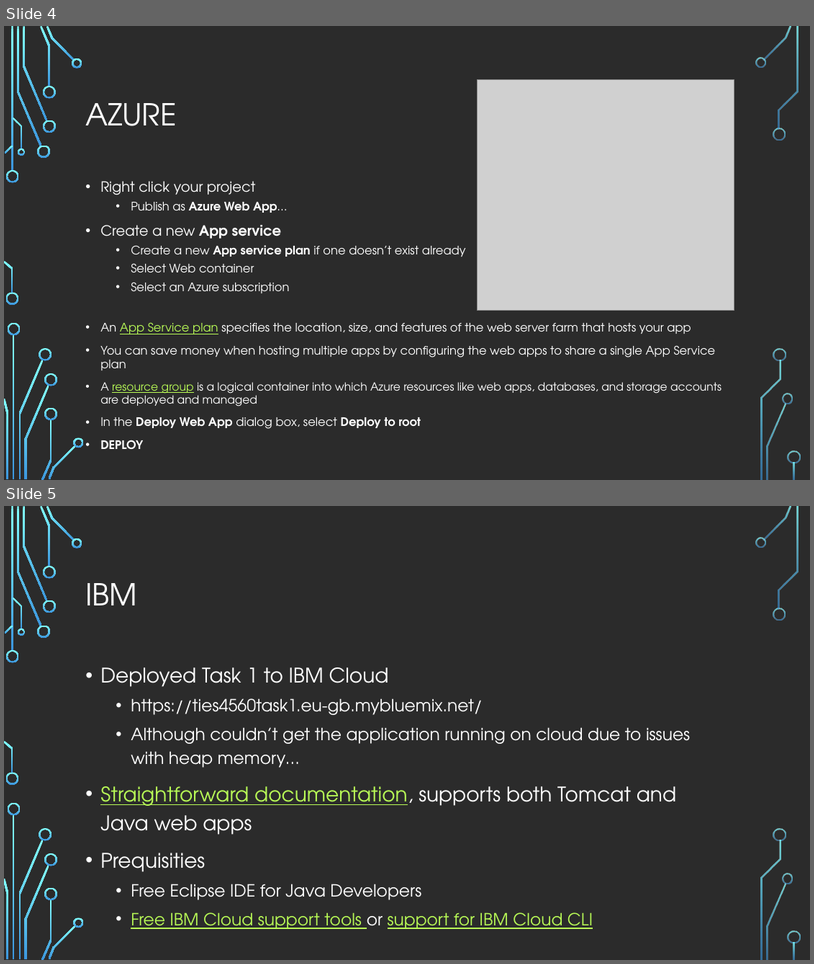
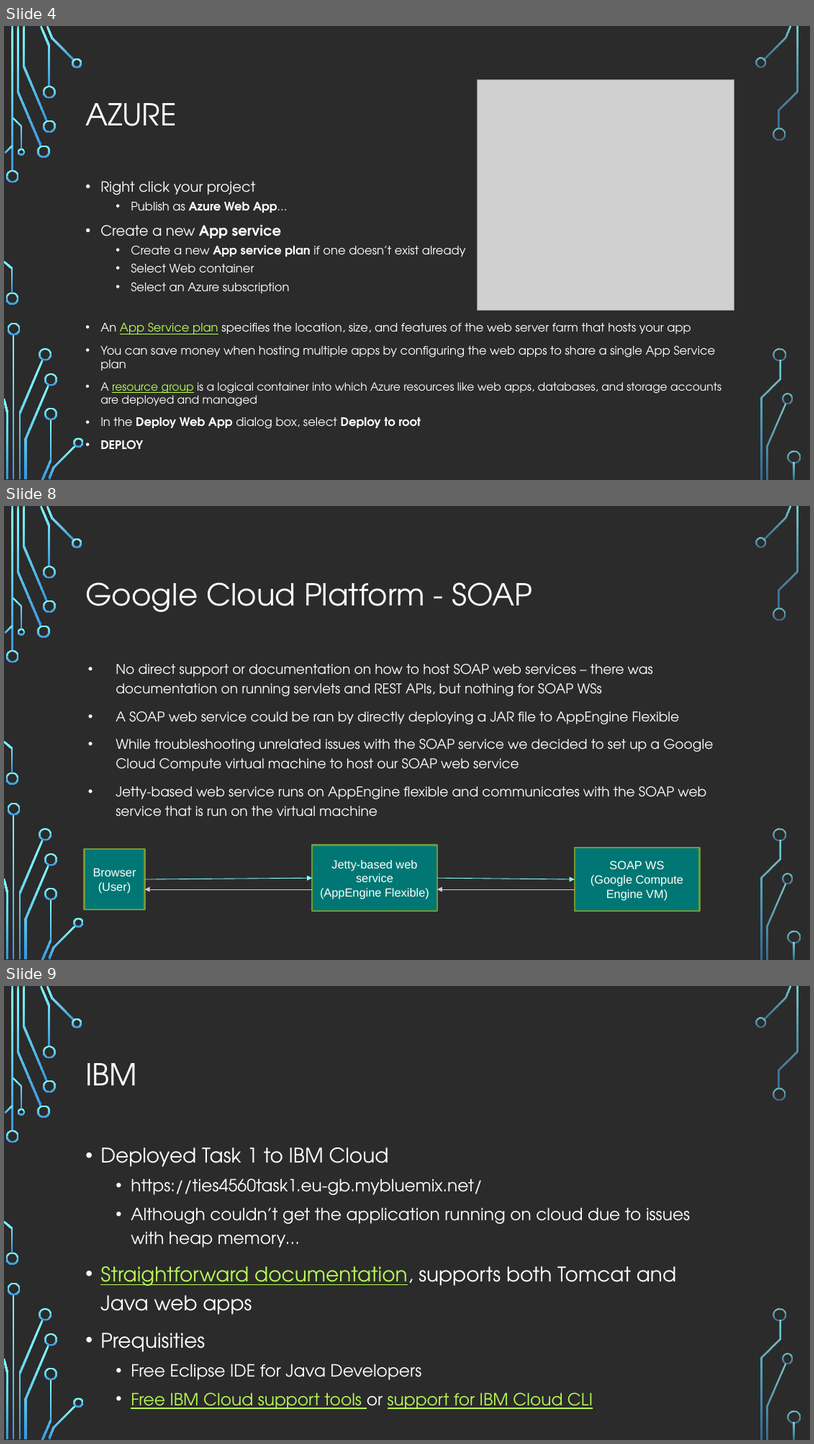
Before and after one commit to Rampastring/ties4560, a slide deck: Task-5/task5.pptx. Shown one above the other, each under a label of ours: slides 4 and 5 before the commit, slides 4, 8 and 9 after it; the slides between them are not shown. The pictures are 814x964 and 814x1444 pixels, drawn with LibreOffice and Linux fonts; fonts in the diff are those of the drawing; grey boxes stand for pictures; background and template pictures are left out; a plain dark background stands for a picture behind light text. Boxes give left, top, right and bottom in pixels: in the first picture for what was removed or moved away, otherwise in the second. Text is boxed around its words. In the diff, an @@ line names an element or a change of style, - is before the commit and + after.

Commit message:
Add presentation slides for running Task 2.1 on Google Cloud

```diff
--- a/Task-5/task5.pptx
+++ b/Task-5/task5.pptx
@@ slide 8 added at [4, 506, 810, 960], background picture (left out); not listed: 36 template elements that a slide beside it also shows @@
@@ title added at [85, 582, 532, 612], 36 pt, text #FFFFFF @@
+Google Cloud Platform - SOAP
@@ text added at [116, 664, 713, 816], 16 pt, text #FFFFFF @@
+• No direct support or documentation on how to host SOAP web services – there was documentation on running servlets and REST APIs, but nothing for SOAP WSs
+• A SOAP web service could be ran by directly deploying a JAR file to AppEngine Flexible
+• While troubleshooting unrelated issues with the SOAP service we decided to set up a Google Cloud Compute virtual machine to host our SOAP web service
+• Jetty-based web service runs on AppEngine flexible and communicates with the SOAP web service that is run on the virtual machine
@@ rectangle added at [85, 849, 145, 909], fill #007774, outline #729838 2 pt, 14 pt, text #FFFFFF @@
+Browser
+(User)
@@ rectangle added at [313, 845, 437, 911], fill #007774, outline #729838 2 pt, 14 pt, text #FFFFFF @@
+Jetty-based web service
+(AppEngine Flexible)
@@ rectangle added at [575, 848, 700, 911], fill #007774, outline #729838 2 pt, 14 pt, text #FFFFFF @@
+SOAP WS
+(Google Compute Engine VM)
@@ arrow added from (145, 879) to (313, 878), #82FFFF 0.75 pt @@
@@ arrow added from (313, 889) to (145, 889), #E0BCED 0.75 pt @@
@@ arrow added from (437, 878) to (575, 879), #82FFFF 0.75 pt @@
@@ arrow added from (575, 889) to (437, 889), #E0BCED 0.75 pt @@
@@ what was slide 5 is now slide 9 @@
```
Also in this commit, not shown: 1 slide changed, 3 other slides added.
